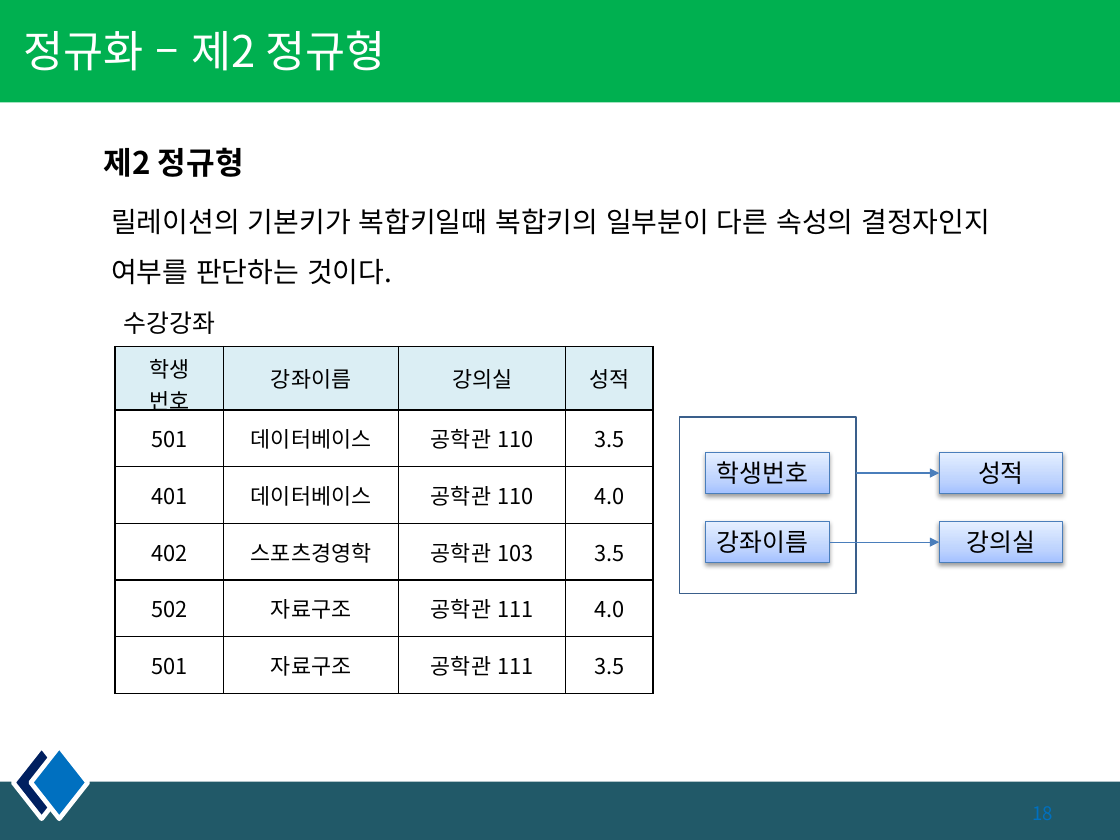
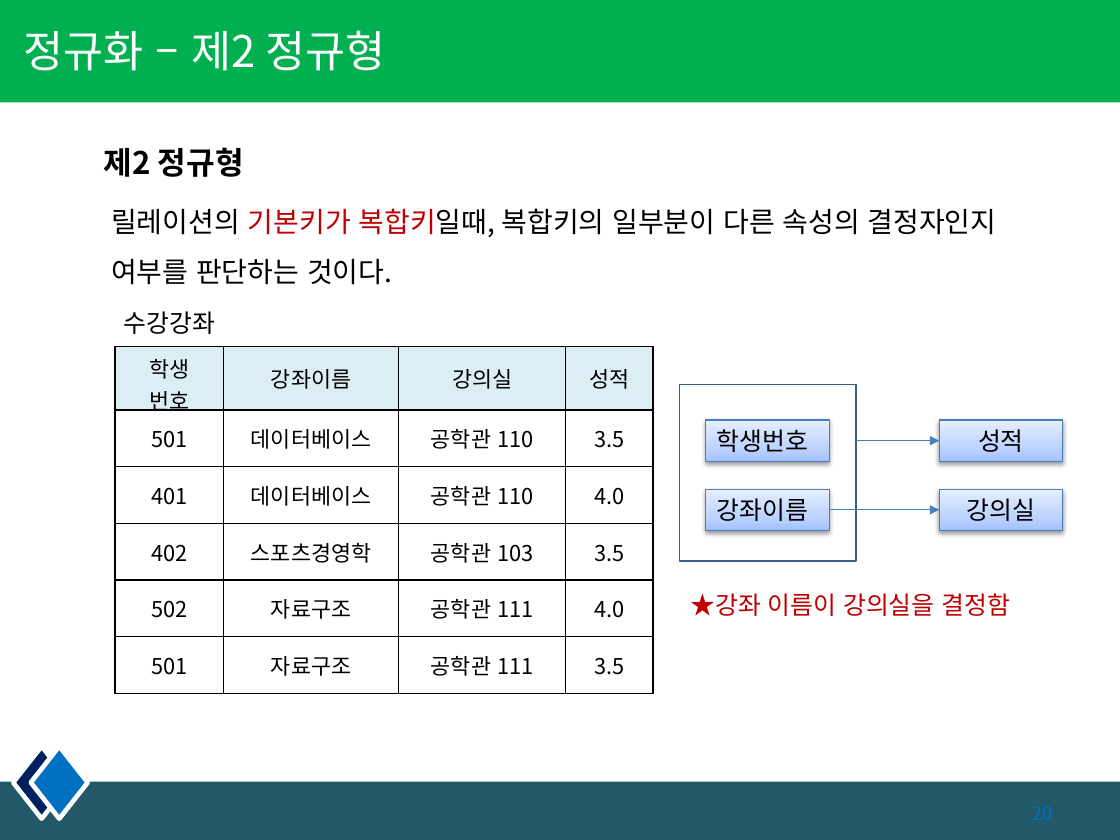
Before and after one commit to kiyongee2/green_project_web, a slide deck: slide 20 of db_ppt/2장. 제약조건, 관계.pptx (slide 18 before the commit). Drawn at 1120x840 pixels with LibreOffice and Linux fonts; fonts in the diff are those of the drawing. Boxes give left, top, right and bottom in pixels: in the first picture for what was removed or moved away, otherwise in the second. Text is boxed around its words. In the diff, an @@ line names an element or a change of style, - is before the commit and + after.

```diff
--- a/db_ppt/2장. 제약조건, 관계.pptx
+++ b/db_ppt/2장. 제약조건, 관계.pptx
@@ text at box(111, 208, 997, 285): text changed @@
-릴레이션의 기본키가 복합키일때 복합키의 일부분이 다른 속성의 결정자인지 여부를 판단하는 것이다.
+릴레이션의 기본키가 복합키일때, 복합키의 일부분이 다른 속성의 결정자인지 여부를 판단하는 것이다.
@@ rectangle "강좌이름": place and size @@
-rectangle "강좌이름" at box(706, 522, 829, 563)
+rectangle "강좌이름" at box(706, 489, 829, 531)
@@ rectangle "강의실": place and size @@
-rectangle "강의실" at box(940, 522, 1063, 563)
+rectangle "강의실" at box(940, 489, 1063, 531)
@@ 3 rectangles, 2 arrows: place and size @@
-3 rectangles, 2 arrows at box(680, 417, 1063, 592)
+3 rectangles, 2 arrows at box(680, 385, 1063, 561)
@@ text added at box(691, 593, 1011, 616), 16 pt, text #C00000 @@
+★강좌 이름이 강의실을 결정함
```
Also in this commit, not shown: 2 other slides changed, 2 slides added, 7 other files.
